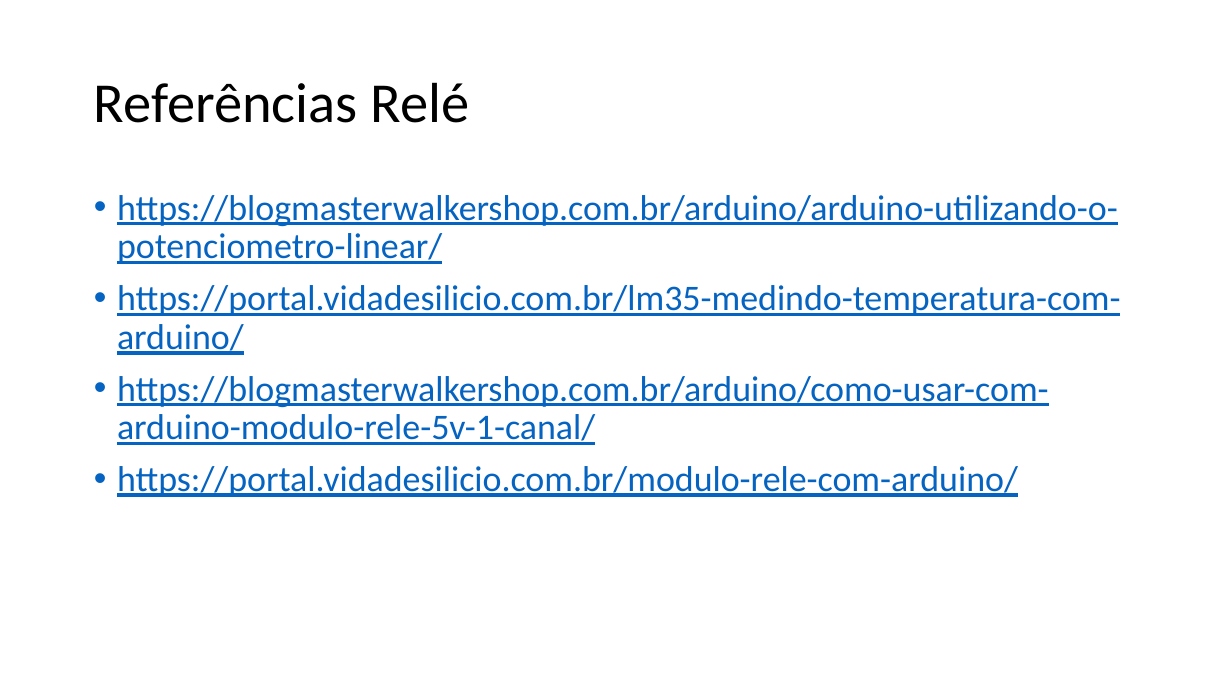
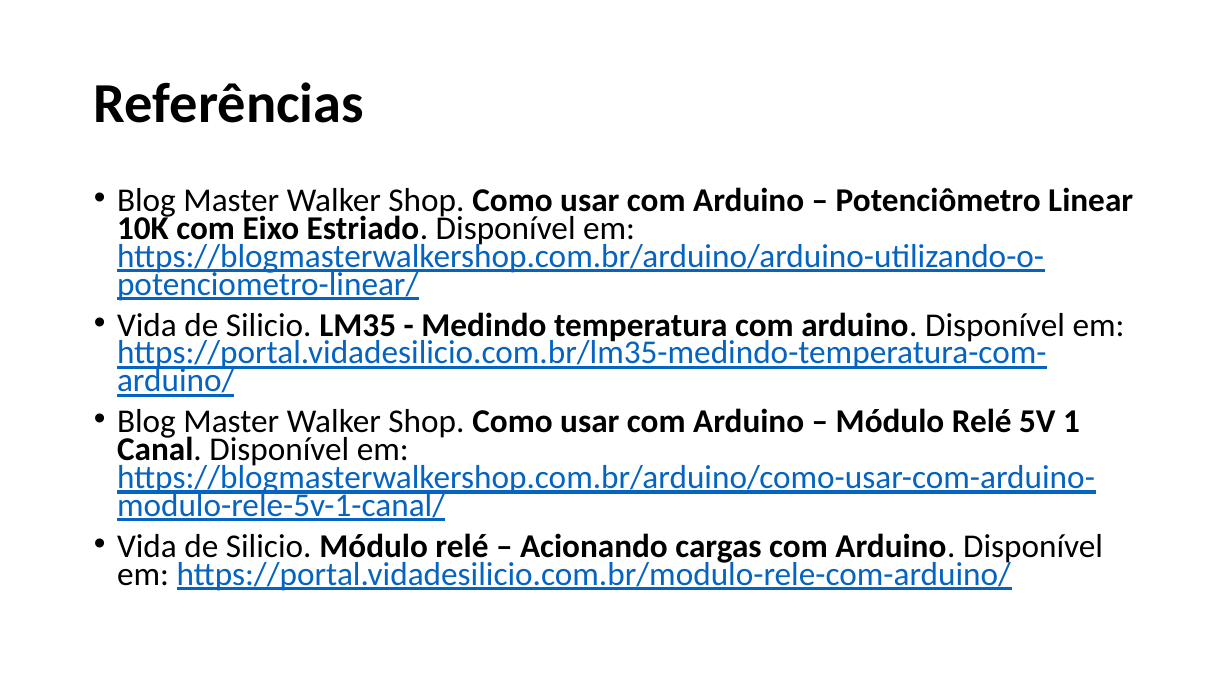
Before and after one commit to salmo-jr/public-slides, a slide deck: slide 52 of arduino-bluetooth.pptx. Drawn at 1232x693 pixels with LibreOffice and Linux fonts; fonts in the diff are those of the drawing. Boxes give left, top, right and bottom in pixels: in the first picture for what was removed or moved away, otherwise in the second. Text is boxed around its words. In the diff, an @@ line names an element or a change of style, - is before the commit and + after.

Commit message:
referências e tema

```diff
--- a/arduino-bluetooth.pptx
+++ b/arduino-bluetooth.pptx
@@ title at bbox=[94, 82, 364, 123]: text changed; bold on @@
-Referências Relé
+Referências
@@ text at bbox=[117, 187, 1133, 591]: text changed; size 28 to 25.9 pt @@
-• https://blogmasterwalkershop.com.br/arduino/arduino-utilizando-o-potenciometro-linear/
-• https://portal.vidadesilicio.com.br/lm35-medindo-temperatura-com-arduino/
-• https://blogmasterwalkershop.com.br/arduino/como-usar-com-arduino-modulo-rele-5v-1-canal/
-• https://portal.vidadesilicio.com.br/modulo-rele-com-arduino/
+• Blog Master Walker Shop. Como usar com Arduino – Potenciômetro Linear 10K com Eixo Estriado. Disponível em: https://blogmasterwalkershop.com.br/arduino/arduino-utilizando-o-potenciometro-linear/
+• Vida de Silicio. LM35 - Medindo temperatura com arduino. Disponível em: https://portal.vidadesilicio.com.br/lm35-medindo-temperatura-com-arduino/
+• Blog Master Walker Shop. Como usar com Arduino – Módulo Relé 5V 1 Canal. Disponível em: https://blogmasterwalkershop.com.br/arduino/como-usar-com-arduino-modulo-rele-5v-1-canal/
+• Vida de Silicio. Módulo relé – Acionando cargas com Arduino. Disponível em: https://portal.vidadesilicio.com.br/modulo-rele-com-arduino/
```
Also in this commit, not shown: 50 other slides changed, 1 slide added, 1 slide removed.
